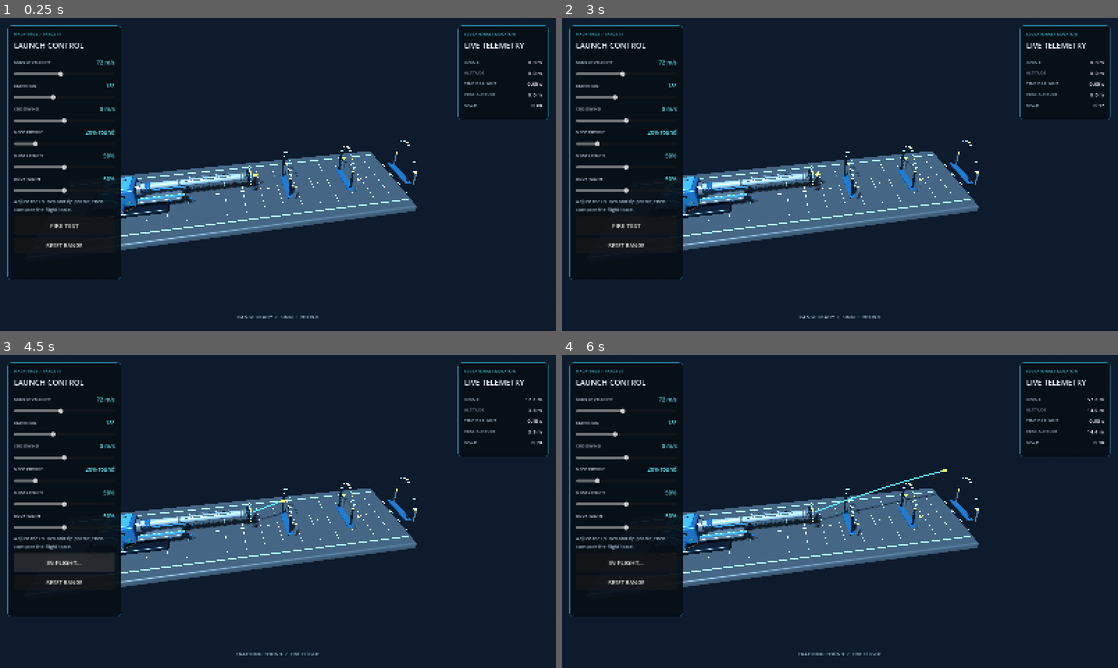
Above: before the commit, frames 1-4 (two rows, left to right).
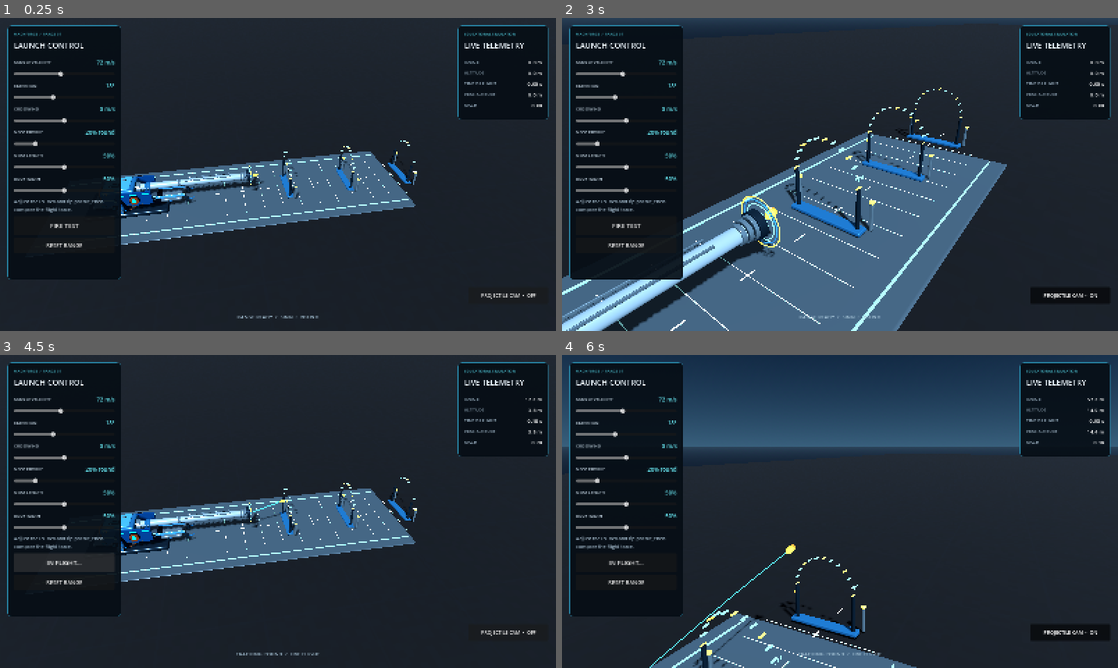
Above: after the commit, the same moments.

Repository: tpylman90-ctrl/MachForgeFun
Game: Godot game, scene res://scenes/range.tscn
The game is run twice, just before and just after one commit, with the same random seed, the same clock (stepped at 60 frames per second) and the same inputs.
Inputs (mouse positions are in pixels of both pictures, inside the frame that each line leads up to):
- Up to frame 1 (0.25 s): no input
- Up to frame 2 (3 s): click "FIRE TEST" at 0.5 s; click "IN FLIGHT…" at 1.25 s; click "RESET RANGE" at 2 s; click (1067, 296) at 2.75 s, where only the run after the commit has a clickable "PROJECTILE CAM • OFF"
- Up to frame 3 (4.5 s): click (505, 633) at 3.5 s, where only the run after the commit has a clickable "PROJECTILE CAM • ON"; click "FIRE TEST" at 4.25 s
- Up to frame 4 (6 s): click "IN FLIGHT…" at 5 s; click (1067, 633) at 5.75 s, where only the run after the commit has a clickable "PROJECTILE CAM • OFF"

The runs differ from the first frame. In frame 1, 1.4% of the frame differs, in the area x 21-97%, y 44-90%; in frame 2, 27%; in frame 3, 1.4%; in frame 4, 37%, in the area x 0-100%, y 0-100%.

Commit message:
Improve projectile camera and cannon support

Diff:
--- a/scripts/range_game.gd
+++ b/scripts/range_game.gd
@@ -9,6 +9,9 @@
 var projectile_radius_meters := 0.085
 
 var camera: Camera3D
+var follow_camera_enabled := false
+var follow_camera_button: Button
+var follow_ground: MeshInstance3D
 var projectile: MeshInstance3D
 var trail: MeshInstance3D
 var velocity := Vector2.ZERO # x and y velocity in metres per second
@@ -31,6 +34,7 @@
 	_setup_world()
 	_add_range_model()
 	_setup_camera()
+	_create_follow_ground()
 	_build_hud()
 	_create_projectile()
 	_refresh_hud()
@@ -38,6 +42,7 @@
 
 func _physics_process(delta: float) -> void:
 	if not running:
+		_update_projectile_camera(delta)
 		return
 	var dt := minf(delta, 1.0 / 30.0)
 	var relative_velocity := velocity - Vector2(wind_mps, 0.0)
@@ -54,6 +59,8 @@
 	projectile.position.x += (velocity.x + wind_mps) * dt * METERS_TO_UNITS
 	projectile.position.y += velocity.y * dt * METERS_TO_UNITS
 	projectile.rotation.z = atan2(velocity.y, velocity.x)
+	_update_follow_ground()
+	_update_projectile_camera(dt)
 	_update_trail()
 	_refresh_hud()
 	if projectile.position.y <= 0.45 or traveled_m >= max_range_m or flight_time > 12.0:
@@ -91,7 +98,81 @@
 func _add_range_model() -> void:
 	var model := RANGE_SCENE.instantiate()
 	model.name = "BlenderRangeAsset"
+	_add_runtime_elevation_cradle(model)
 	add_child(model)
+
+
+func _add_runtime_elevation_cradle(model: Node3D) -> void:
+	# Keep the cannon mechanically supported even when an older GLB is loaded.
+	# The Blender export contains the same assembly; detect it to avoid duplicates.
+	if model.find_child("Elevation trunnion axle*", true, false) != null:
+		return
+	var armor := _make_surface_material(Color("14508a"), 0.62, 0.28)
+	var edge := _make_surface_material(Color("2785bd"), 0.55, 0.24)
+	var steel := _make_surface_material(Color("71838d"), 0.82, 0.24)
+	var copper := _make_surface_material(Color("c65a28"), 0.75, 0.24)
+	var dark := _make_surface_material(Color("101b25"), 0.78, 0.32)
+	var cyan := _make_surface_material(Color("11bfdc"), 0.42, 0.2, Color("07aeca"))
+	_add_box_mesh(model, "Elevation cradle crossbeam", Vector3(1.0, 0.82, 0), Vector3(4.8, 0.32, 2.75), dark)
+	_add_box_mesh(model, "Elevation bearing deck", Vector3(1.15, 1.03, 0), Vector3(3.5, 0.22, 2.35), steel)
+	for side_value in [-1.0, 1.0]:
+		var side: float = side_value
+		var side_z: float = side * 1.42
+		_add_box_mesh(model, "Armored elevation cheek", Vector3(1.0, 1.68, side_z), Vector3(3.35, 1.48, 0.25), armor)
+		_add_box_mesh(model, "Cradle cyan rail", Vector3(1.15, 2.25, side * 1.56), Vector3(2.7, 0.07, 0.035), cyan)
+		_add_cylinder_mesh(model, "Elevation trunnion axle", Vector3(1.08, 1.82, side * 1.56), 0.28, 0.42, steel, true)
+		_add_cylinder_mesh(model, "Elevation drive housing", Vector3(1.08, 1.82, side * 1.79), 0.50, 0.16, dark, true)
+		_add_cylinder_mesh(model, "Elevation drive rim", Vector3(1.08, 1.82, side * 1.90), 0.42, 0.08, copper, true)
+		_add_cylinder_mesh(model, "Trunnion cyan hub", Vector3(1.08, 1.82, side * 1.95), 0.22, 0.08, cyan, true)
+		var ram := _add_cylinder_mesh(model, "Elevation hydraulic cylinder", Vector3(0.0, 0.87, side * 1.57), 0.16, 1.75, dark)
+		ram.rotation.z = 0.34
+		var piston := _add_cylinder_mesh(model, "Elevation ram polished piston", Vector3(0.62, 1.22, side * 1.57), 0.085, 0.82, steel)
+		piston.rotation.z = 0.34
+		_add_cylinder_mesh(model, "Elevation ram lower clevis", Vector3(-0.05, 0.38, side * 1.57), 0.25, 0.22, edge, true)
+		_add_cylinder_mesh(model, "Elevation ram upper clevis", Vector3(0.85, 1.55, side * 1.57), 0.23, 0.22, copper, true)
+		for bolt_x in [-0.25, 0.35, 1.0, 1.65, 2.25]:
+			_add_cylinder_mesh(model, "Cradle cheek bolt", Vector3(bolt_x, 1.12, side * 1.57), 0.055, 0.07, steel, true)
+
+
+func _make_surface_material(color: Color, metallic: float, roughness: float, glow: Color = Color.BLACK) -> StandardMaterial3D:
+	var material := StandardMaterial3D.new()
+	material.albedo_color = color
+	material.metallic = metallic
+	material.roughness = roughness
+	if glow != Color.BLACK:
+		material.emission_enabled = true
+		material.emission = glow
+		material.emission_energy_multiplier = 1.1
+	return material
+
+
+func _add_box_mesh(parent: Node3D, mesh_name: String, position: Vector3, size: Vector3, material: Material) -> MeshInstance3D:
+	var instance := MeshInstance3D.new()
+	instance.name = mesh_name
+	var box := BoxMesh.new()
+	box.size = size
+	instance.mesh = box
+	instance.material_override = material
+	instance.position = position
+	parent.add_child(instance)
+	return instance
+
+
+func _add_cylinder_mesh(parent: Node3D, mesh_name: String, position: Vector3, radius: float, height: float, material: Material, axis_z: bool = false) -> MeshInstance3D:
+	var instance := MeshInstance3D.new()
+	instance.name = mesh_name
+	var cylinder := CylinderMesh.new()
+	cylinder.top_radius = radius
+	cylinder.bottom_radius = radius
+	cylinder.height = height
+	cylinder.radial_segments = 24
+	instance.mesh = cylinder
+	instance.material_override = material
+	instance.position = position
+	if axis_z:
+		instance.rotation.x = PI * 0.5
+	parent.add_child(instance)
+	return instance
 
 
 func _setup_camera() -> void:
@@ -102,6 +183,69 @@
 	camera.current = true
 	add_child(camera)
 	camera.look_at(Vector3(16.0, 1.8, 0.0), Vector3.UP)
+
+
+func _create_follow_ground() -> void:
+	# The authored range deck ends near the first target. Keep a large, subtle
+	# terrain patch beneath the round so the projectile camera never looks into
+	# an empty void when a shot travels beyond the Blender set.
+	follow_ground = MeshInstance3D.new()
+	follow_ground.name = "ProjectileRenderZoneGround"
+	var ground_mesh := PlaneMesh.new()
+	ground_mesh.size = Vector2(900.0, 300.0)
+	follow_ground.mesh = ground_mesh
+	var ground_material := ShaderMaterial.new()
+	var ground_shader := Shader.new()
+	ground_shader.code = """
+	shader_type spatial;
+	render_mode diffuse_burley;
+	varying vec3 world_position;
+	void vertex() {
+		world_position = (MODEL_MATRIX * vec4(VERTEX, 1.0)).xyz;
+	}
+	void fragment() {
+		vec2 grid = abs(fract(world_position.xz * 0.12) - 0.5);
+		float seam = 1.0 - step(0.012, min(grid.x, grid.y));
+		float fleck = fract(sin(dot(floor(world_position.xz * 1.7), vec2(12.9898, 78.233))) * 43758.5453);
+		vec3 base = vec3(0.018, 0.027, 0.040) + fleck * vec3(0.008, 0.009, 0.011);
+		ALBEDO = mix(base, vec3(0.030, 0.055, 0.068), seam * 0.34);
+		METALLIC = 0.12;
+		ROUGHNESS = 0.88;
+	}
+	"""
+	ground_material.shader = ground_shader
+	follow_ground.material_override = ground_material
+	follow_ground.position = Vector3(0.0, -0.08, 0.0)
+	add_child(follow_ground)
+
+
+func _update_follow_ground() -> void:
+	if is_instance_valid(follow_ground):
+		# Recenter in generous steps so the rendered surface remains continuous
+		# across the full modeled flight range without visible per-frame motion.
+		var tile_center_x := floorf(projectile.position.x / 180.0) * 180.0 + 90.0
+		follow_ground.position.x = tile_center_x
+		follow_ground.position.z = projectile.position.z
+
+
+func _update_projectile_camera(delta: float) -> void:
+	if not follow_camera_enabled or not is_instance_valid(projectile):
+		return
+	var horizontal := Vector3(velocity.x, 0.0, 0.0).normalized()
+	if horizontal.length_squared() < 0.01:
+		horizontal = Vector3.RIGHT
+	var speed := maxf(velocity.length(), 1.0)
+	var elevation := atan2(velocity.y, maxf(absf(velocity.x), 0.1))
+	# Keep some horizon and range visible even on steep shots. The projectile
+	# stays ahead of the camera while the pitch cap keeps the ground in frame.
+	var camera_pitch := clampf(elevation, deg_to_rad(-8.0), deg_to_rad(22.0))
+	var backward := Vector3(-horizontal.x * 8.5, -sin(camera_pitch) * 8.5, -horizontal.z * 8.5)
+	var desired_position := projectile.position + backward + Vector3(0.0, 1.7, 0.0)
+	var look_ahead := Vector3(horizontal.x, sin(camera_pitch), horizontal.z) * clampf(speed * 0.10, 5.0, 13.0)
+	var desired_target := projectile.position + look_ahead
+	var blend := 1.0 - exp(-6.0 * maxf(delta, 0.0))
+	camera.position = camera.position.lerp(desired_position, blend)
+	camera.look_at(desired_target, Vector3.UP)
 
 
 func _create_projectile() -> void:
@@ -217,6 +361,20 @@
 	_add_readout(right_box, "PEAK ALTITUDE", "peak", "—")
 	_add_readout(right_box, "MACH", "mach", "—")
 
+	follow_camera_button = Button.new()
+	follow_camera_button.text = "PROJECTILE CAM  •  OFF"
+	follow_camera_button.toggle_mode = true
+	follow_camera_button.custom_minimum_size = Vector2(230, 48)
+	follow_camera_button.size = Vector2(230, 48)
+	follow_camera_button.set_anchors_preset(Control.PRESET_BOTTOM_RIGHT)
+	follow_camera_button.offset_left = -252
+	follow_camera_button.offset_top = -126
+	follow_camera_button.offset_right = -22
+	follow_camera_button.offset_bottom = -78
+	follow_camera_button.add_theme_font_size_override("font_size", 14)
+	follow_camera_button.pressed.connect(_toggle_projectile_camera)
+	root.add_child(follow_camera_button)
+
 	range_label = Label.new()
 	range_label.text = "RANGE READY  /  SINGLE ROUND"
 	range_label.horizontal_alignment = HORIZONTAL_ALIGNMENT_CENTER
@@ -357,6 +515,7 @@
 	var angle_deg := float(hud_labels.get("angle_value", 18.0))
 	velocity = Vector2(speed * cos(deg_to_rad(angle_deg)), speed * sin(deg_to_rad(angle_deg)))
 	projectile.rotation.z = deg_to_rad(angle_deg)
+	_update_follow_ground()
 	projectile.visible = true
 	running = true
 	launch_button.text = "IN FLIGHT…"
@@ -365,10 +524,12 @@
 
 func _reset() -> void:
 	running = false
+	velocity = Vector2.ZERO
 	flight_time = 0.0
 	traveled_m = 0.0
 	peak_m = 0.0
 	projectile.position = Vector3(13.15, 2.08, 0)
+	_update_follow_ground()
 	projectile.visible = true
 	trace_points.clear()
 	trace_points.append(projectile.position)
@@ -376,6 +537,18 @@
 	launch_button.text = "FIRE TEST"
 	range_label.text = "RANGE READY  /  SINGLE ROUND"
 	_refresh_hud()
+
+
+func _toggle_projectile_camera() -> void:
+	follow_camera_enabled = not follow_camera_enabled
+	if is_instance_valid(follow_camera_button):
+		follow_camera_button.text = "PROJECTILE CAM  •  ON" if follow_camera_enabled else "PROJECTILE CAM  •  OFF"
+		follow_camera_button.button_pressed = follow_camera_enabled
+	if follow_camera_enabled:
+		_update_projectile_camera(1.0 / 60.0)
+	else:
+		camera.position = Vector3(10.5, 22.0, 29.0)
+		camera.look_at(Vector3(16.0, 1.8, 0.0), Vector3.UP)
 
 
 func _refresh_hud() -> void:
